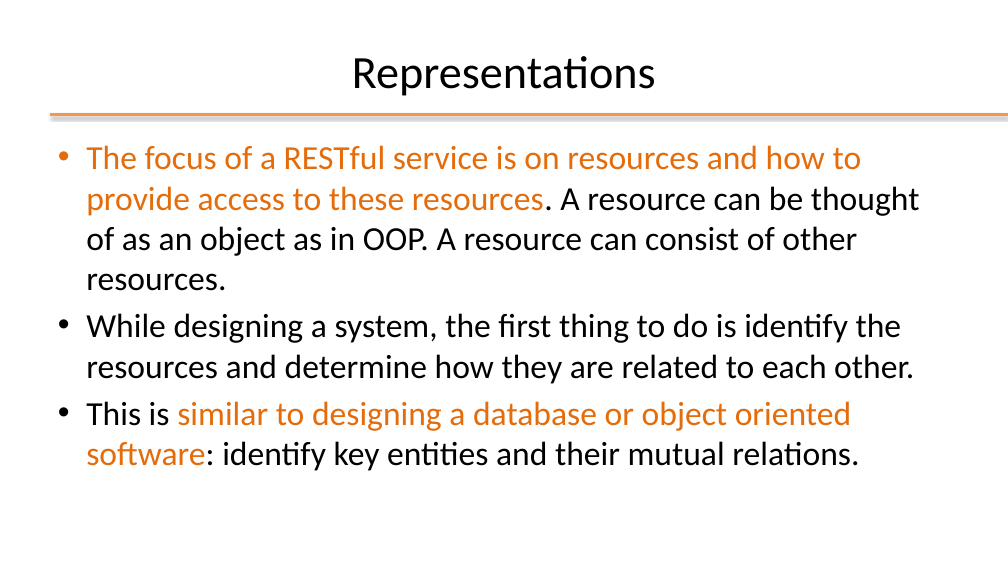
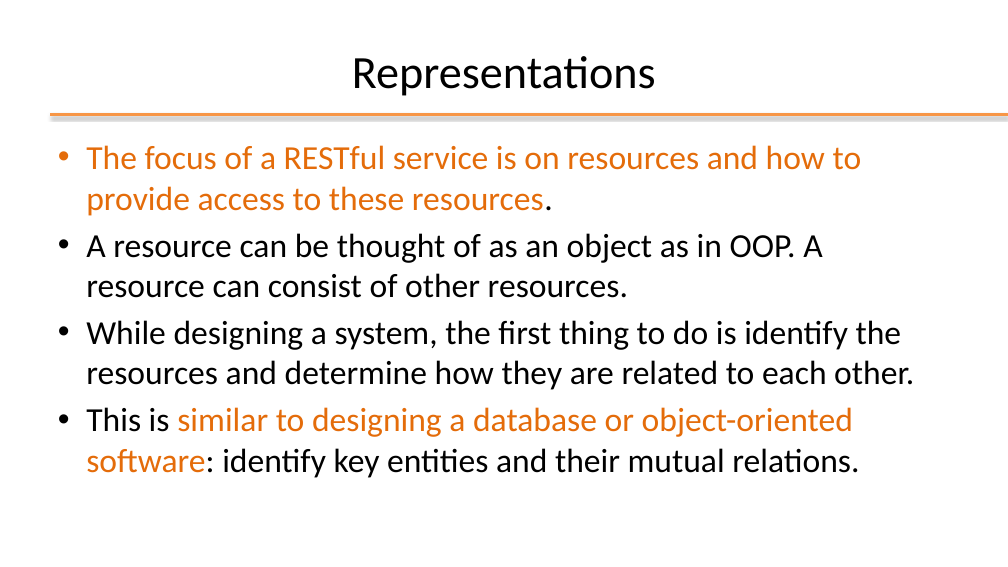
Before and after one commit to plctechnician/ooprogramming, a slide deck: slide 12 of java/slides/ppt/11 - Java Data Access (REST).pptx. Drawn at 1008x567 pixels with LibreOffice and Linux fonts; fonts in the diff are those of the drawing; background and template pictures are left out. Boxes give left, top, right and bottom in pixels: in the first picture for what was removed or moved away, otherwise in the second. Text is boxed around its words. In the diff, an @@ line names an element or a change of style, - is before the commit and + after.

```diff
--- a/java/slides/ppt/11 - Java Data Access (REST).pptx
+++ b/java/slides/ppt/11 - Java Data Access (REST).pptx
@@ text at [86,145,862,298]: text changed @@
-• The focus of a RESTful service is on resources and how to provide access to these resources. A resource can be thought of as an object as in OOP. A resource can consist of other resources.
+• The focus of a RESTful service is on resources and how to provide access to these resources.
+• A resource can be thought of as an object as in OOP. A resource can consist of other resources.
@@ text at [86,407,859,478]: text changed @@
-• This is similar to designing a database or object oriented software: identify key entities and their mutual relations.
+• This is similar to designing a database or object-oriented software: identify key entities and their mutual relations.
```
Also in this commit, not shown: 2 other slides changed, 1 slide added, 1 slide removed, 2 other files.
